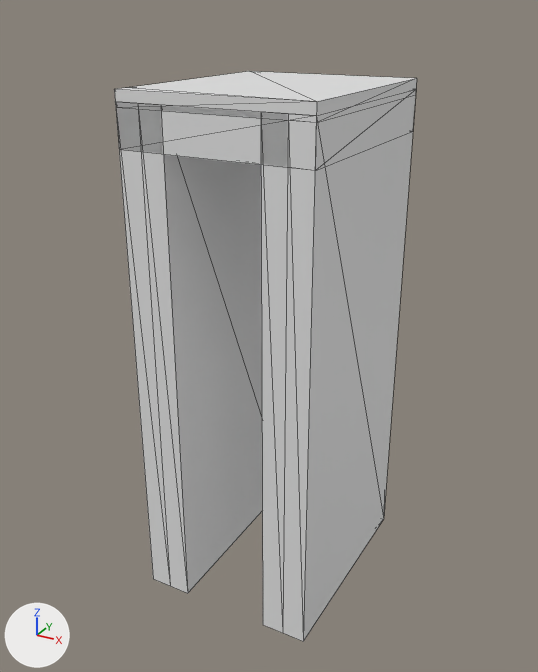
Before and after pictures for a commit that changed the glTF model models/nieuwland/nieuwland-brug-15566829/nieuwland-brug-15566829.glb.
Rendered twice from a 50 mm lens placed at (6.72, -12.5, 1.68), pointed at (-0.09, -0.12, -4.51). The axes (+X, +Y, +Z) are drawn at lower left. The lights are the same throughout. The first picture is the older version. Mesh edges are drawn as thin lines. Vertices at exactly the same position are counted once.

Script lines for the objects in view, before the commit:
```python
me_dek = bpy.data.meshes.new('dek')
me_dek.from_pydata(...)  # 10 vertices, 16 faces; spans x -1.87..1.87, y -2.25..2.25, z -0.56..0.24
me_landhoofd__aangenomen = bpy.data.meshes.new('landhoofd (aangenomen)')
me_landhoofd__aangenomen.from_pydata(...)  # 12 vertices, 20 faces; spans x -1.87..-0.94, y -2.25..2.25, z -10.0..0.24
me_landhoofd__aangenomen__2 = bpy.data.meshes.new('landhoofd (aangenomen) 2')
me_landhoofd__aangenomen__2.from_pydata(...)  # 12 vertices, 20 faces; spans x 0.94..1.87, y -2.25..2.25, z -10.0..0.24
me_rijbaan_lokale_weg = bpy.data.meshes.new('rijbaan lokale weg')
me_rijbaan_lokale_weg.from_pydata(...)  # 10 vertices, 16 faces; spans x -1.87..1.87, y -2.25..2.25, z 0.14..0.44
ob_road_dek = bpy.data.objects.new('road:dek', me_dek)
ob_road_dek.location = (0.0, 0.0, 0.0)
ob_road_landhoofd__aangenomen = bpy.data.objects.new('road:landhoofd (aangenomen)', me_landhoofd__aangenomen)
ob_road_landhoofd__aangenomen.location = (0.0, 0.0, 0.0)
ob_road_landhoofd__aangenomen__2 = bpy.data.objects.new('road:landhoofd (aangenomen) 2', me_landhoofd__aangenomen__2)
ob_road_landhoofd__aangenomen__2.location = (0.0, 0.0, 0.0)
ob_road_rijbaan_lokale_weg = bpy.data.objects.new('road:rijbaan lokale weg', me_rijbaan_lokale_weg)
ob_road_rijbaan_lokale_weg.location = (0.0, 0.0, 0.0)
```
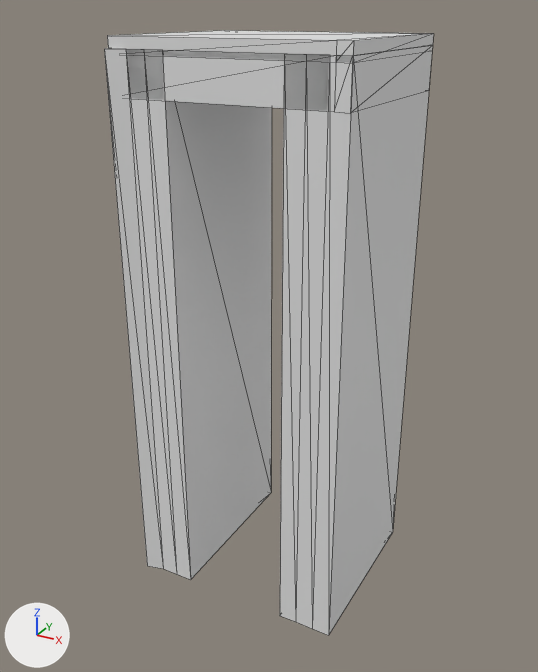
The change in detail:
me_dek is used by ob_road_dek; location (0.0, 0.0, 0.0).
me_dek had 10 vertices, 16 faces and spanned x -1.87..1.87, y -2.25..2.25, z -0.56..0.24.
me_dek now has 10 vertices, 16 faces and spans x -2.25..2.25, y -1.87..1.87, z 0.26..1.06.
me_dek part 1: the whole mesh is turned 90 degrees about the z axis through its middle, then moved by (0.0, 0.0, 0.82).
me_rijbaan_lokale_weg is used by ob_road_rijbaan_lokale_weg; location (0.0, 0.0, 0.0).
me_rijbaan_lokale_weg had 10 vertices, 16 faces and spanned x -1.87..1.87, y -2.25..2.25, z 0.14..0.44.
me_rijbaan_lokale_weg now has 10 vertices, 16 faces and spans x -2.25..2.25, y -1.87..1.87, z 0.96..1.26.
me_rijbaan_lokale_weg part 2: the whole mesh is turned 90 degrees about the z axis through its middle, then moved by (0.0, 0.0, 0.82).
me_landhoofd__aangenomen is used by ob_road_landhoofd__aangenomen; location (0.0, 0.0, 0.0).
me_landhoofd__aangenomen had 12 vertices, 20 faces and spanned x -1.87..-0.94, y -2.25..2.25, z -10.0..0.24.
me_landhoofd__aangenomen now has 16 vertices, 28 faces and spans x -2.25..-1.13, y -1.97..1.87, z -10.0..1.06.
me_landhoofd__aangenomen part 3: the whole mesh is rebuilt.
me_landhoofd__aangenomen__2 is used by ob_road_landhoofd__aangenomen__2; location (0.0, 0.0, 0.0).
me_landhoofd__aangenomen__2 had 12 vertices, 20 faces and spanned x 0.94..1.87, y -2.25..2.25, z -10.0..0.24.
me_landhoofd__aangenomen__2 now has 16 vertices, 28 faces and spans x 1.13..2.25, y -1.86..1.87, z -10.0..1.06.
me_landhoofd__aangenomen__2 part 4: the whole mesh is rebuilt.

What differs and where, as boxes [x1, y1, x2, y2] in the pictures (538 x 672 px):
'road:landhoofd (aangenomen) 2', reshaped (7% taller): before [261, 89, 416, 642]; after [280, 45, 433, 635]
'road:landhoofd (aangenomen)', reshaped: before [116, 102, 262, 593]; after [104, 48, 272, 580]
'road:dek', moved, turned: before [115, 89, 416, 167]; after [126, 49, 353, 113]
'road:rijbaan lokale weg', moved, turned: before [114, 71, 417, 120]; after [107, 30, 434, 63]
